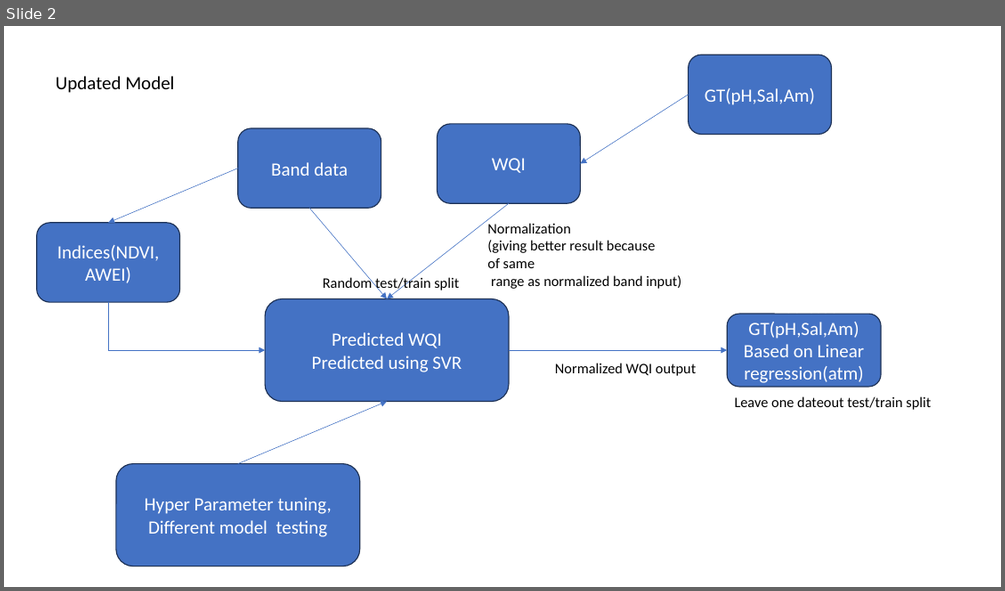
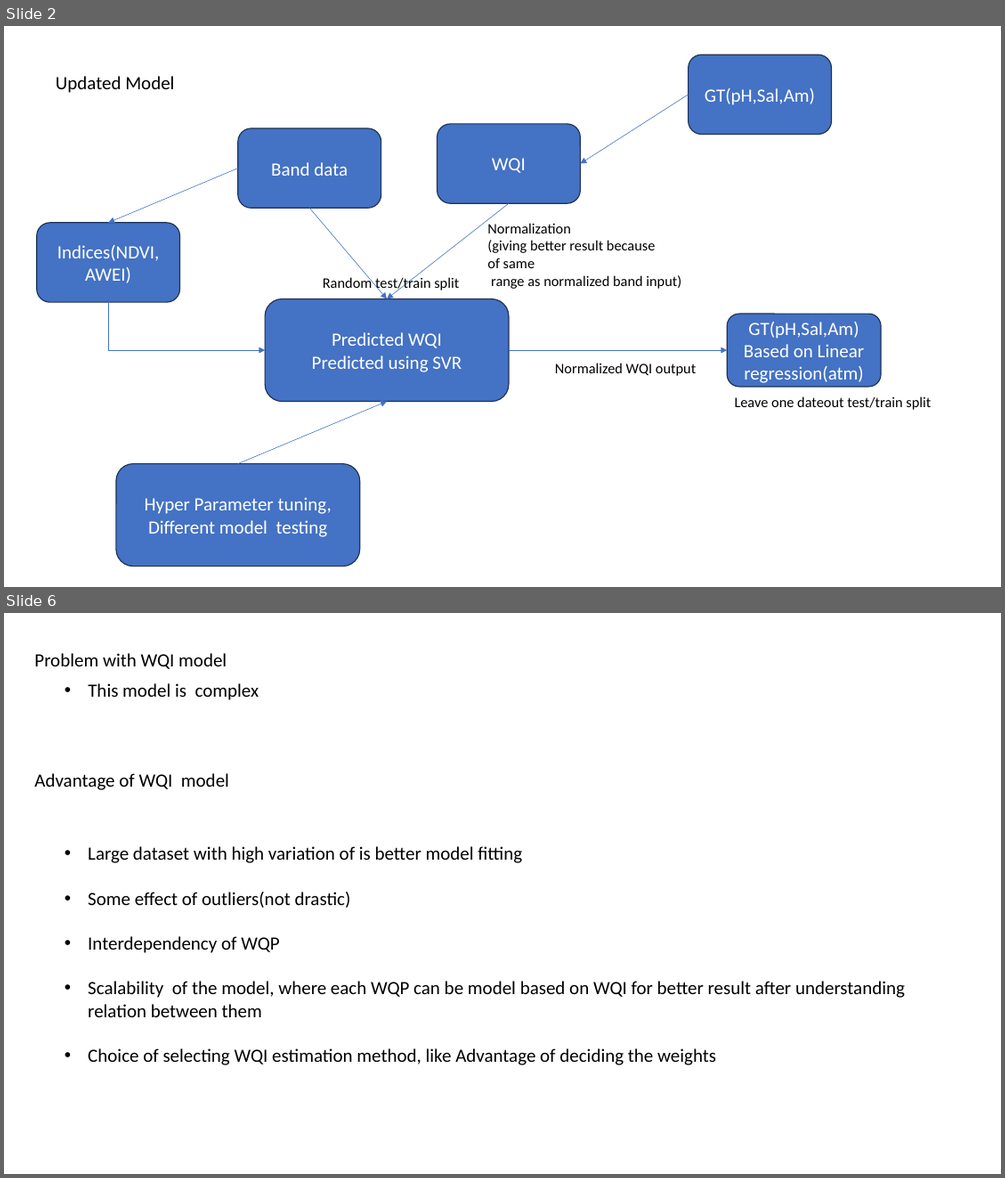
Before and after one commit to RohitPingale/DailyWorkAtCompany, a slide deck: Documents/Presentation1.pptx. Shown one above the other, each under a label of ours: slide 2 before the commit, slides 2 and 6 after it; the slides between them are not shown. The pictures are 1005x591 and 1005x1178 pixels, drawn with LibreOffice and Linux fonts; fonts in the diff are those of the drawing. Boxes give left, top, right and bottom in pixels: in the first picture for what was removed or moved away, otherwise in the second. Text is boxed around its words. In the diff, an @@ line names an element or a change of style, - is before the commit and + after.

```diff
--- a/Documents/Presentation1.pptx
+++ b/Documents/Presentation1.pptx
@@ slide 6 added at (4,613,1001,1174), background #FFFFFF @@
@@ text added at (34,653,226,669), 18 pt, text #000000 @@
+Problem with WQI model
@@ text added at (88,683,259,700), 18 pt, text #000000 @@
+• This model is complex
@@ text added at (34,773,229,790), 18 pt, text #000000 @@
+Advantage of WQI model
@@ text added at (88,846,905,1065), 18 pt, text #000000 @@
+• Large dataset with high variation of is better model fitting
+• Some effect of outliers(not drastic)
+• Interdependency of WQP
+• Scalability of the model, where each WQP can be model based on WQI for better result after understanding relation between them
+• Choice of selecting WQI estimation method, like Advantage of deciding the weights
```
Also in this commit, not shown: 6 other slides added, 3 other files.
